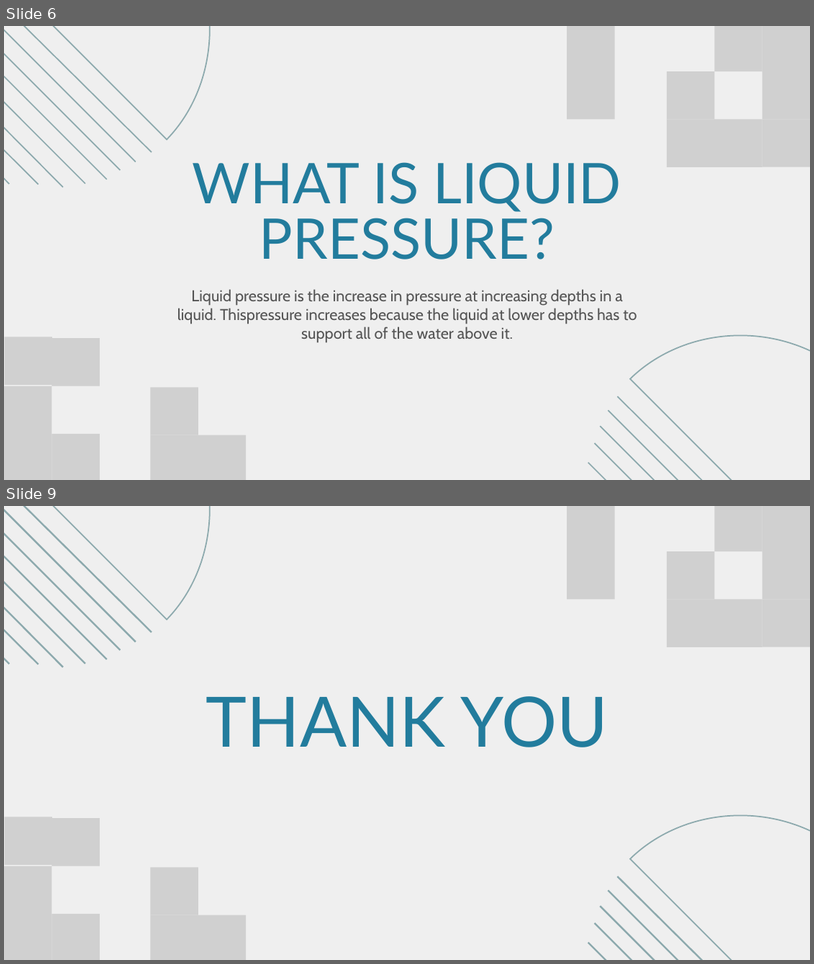
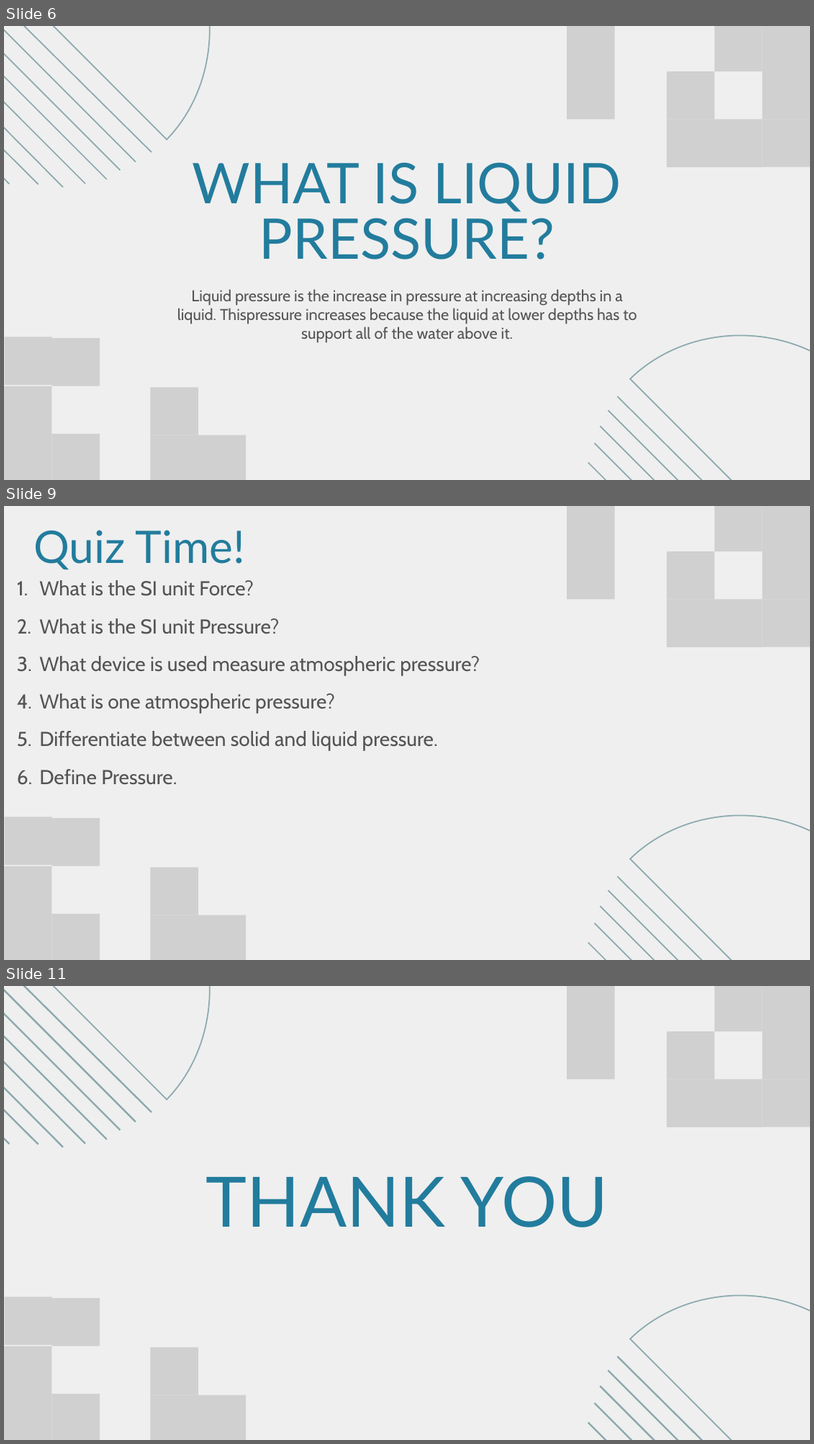
Before and after one commit to MrHyplex9511/Project_files, a slide deck: Data/Pressure exerted by matter.pptx. Shown one above the other, each under a label of ours: slides 6 and 9 before the commit, slides 6, 9 and 11 after it; the slides between them are not shown. The pictures are 814x964 and 814x1444 pixels, drawn with LibreOffice and Linux fonts; fonts in the diff are those of the drawing; grey boxes stand for pictures. Boxes give left, top, right and bottom in pixels: in the first picture for what was removed or moved away, otherwise in the second. Text is boxed around its words. In the diff, an @@ line names an element or a change of style, - is before the commit and + after.

```diff
--- a/Data/Pressure exerted by matter.pptx
+++ b/Data/Pressure exerted by matter.pptx
@@ slide 9 added at box(4, 506, 810, 960), background #EFEFEF @@
@@ picture added at box(567, 506, 615, 551) @@
@@ picture added at box(715, 506, 763, 551) @@
@@ picture added at box(762, 506, 810, 551) @@
@@ text added at box(34, 530, 245, 570), 80 pt, text #227C9D @@
+Quiz Time!
@@ picture added at box(567, 551, 615, 599) @@
@@ picture added at box(667, 551, 715, 599) @@
@@ picture added at box(762, 551, 810, 599) @@
@@ text added at box(39, 580, 480, 785), 36 pt, text #545454 @@
+1. What is the SI unit Force?
+2. What is the SI unit Pressure?
+3. What device is used measure atmospheric pressure?
+4. What is one atmospheric pressure?
+5. Differentiate between solid and liquid pressure.
+6. Define Pressure.
@@ picture added at box(667, 599, 715, 647) @@
@@ picture added at box(715, 599, 763, 647) @@
@@ picture added at box(762, 599, 810, 647) @@
@@ freeform shape added at box(630, 747, 810, 960), outline #8CA9AD 2.25 pt @@
@@ picture added at box(5, 816, 52, 865) @@
@@ picture added at box(52, 818, 100, 866) @@
@@ picture added at box(4, 866, 52, 914) @@
@@ picture added at box(150, 867, 198, 915) @@
@@ line added from (608, 890) to (810, 960), #8CA9AD 2.25 pt @@
@@ line added from (617, 876) to (810, 960), #8CA9AD 2.25 pt @@
@@ picture added at box(4, 914, 52, 960) @@
@@ picture added at box(52, 914, 100, 960) @@
@@ picture added at box(150, 915, 198, 960) @@
@@ picture added at box(198, 915, 247, 960) @@
@@ line added from (600, 906) to (810, 960), #8CA9AD 2.25 pt @@
@@ line added from (594, 923) to (802, 960), #8CA9AD 2.25 pt @@
@@ line added from (589, 942) to (780, 960), #8CA9AD 2.25 pt @@
@@ what was slide 9 is now slide 11 @@
```
Also in this commit, not shown: 5 slides changed, 1 other slide added.
